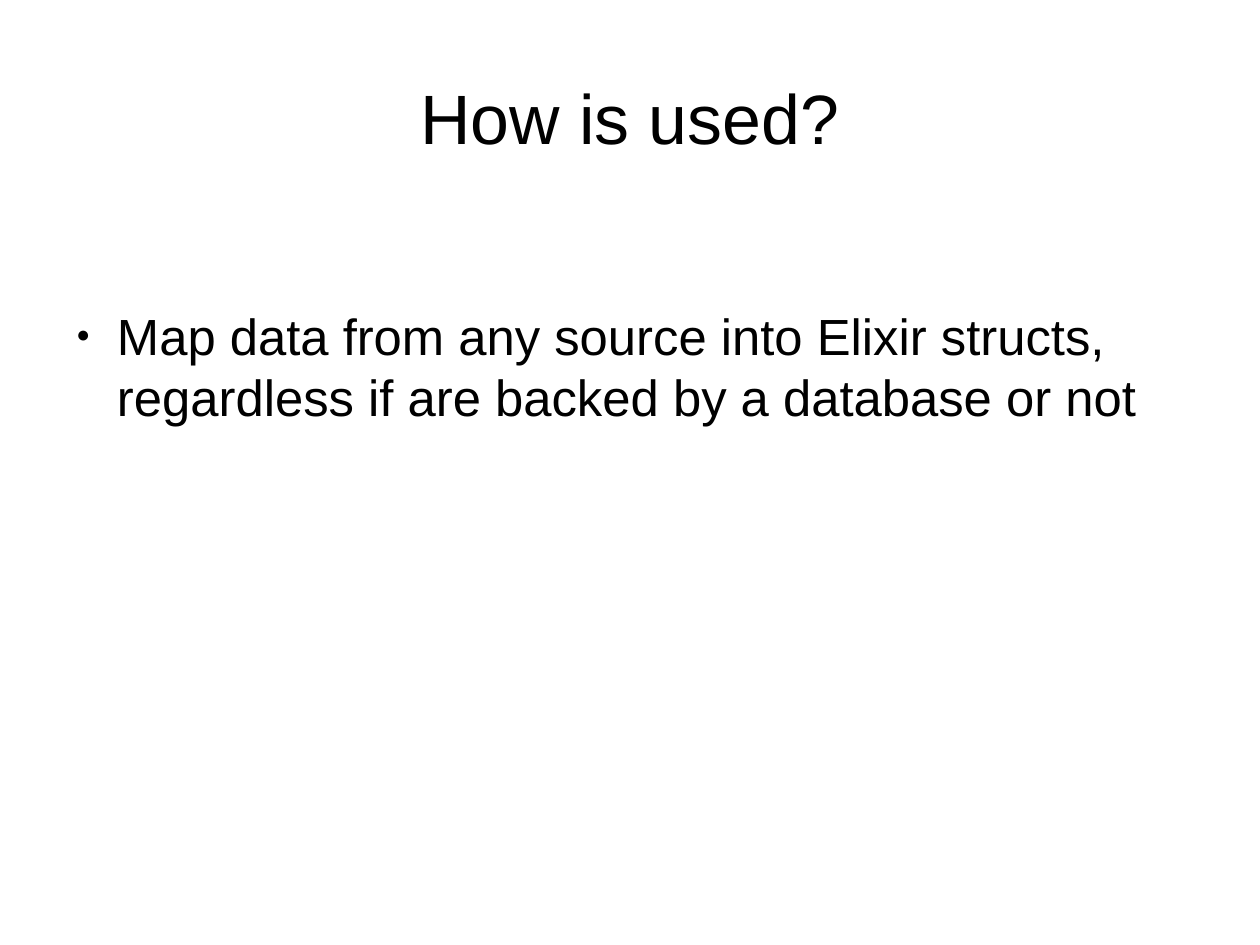
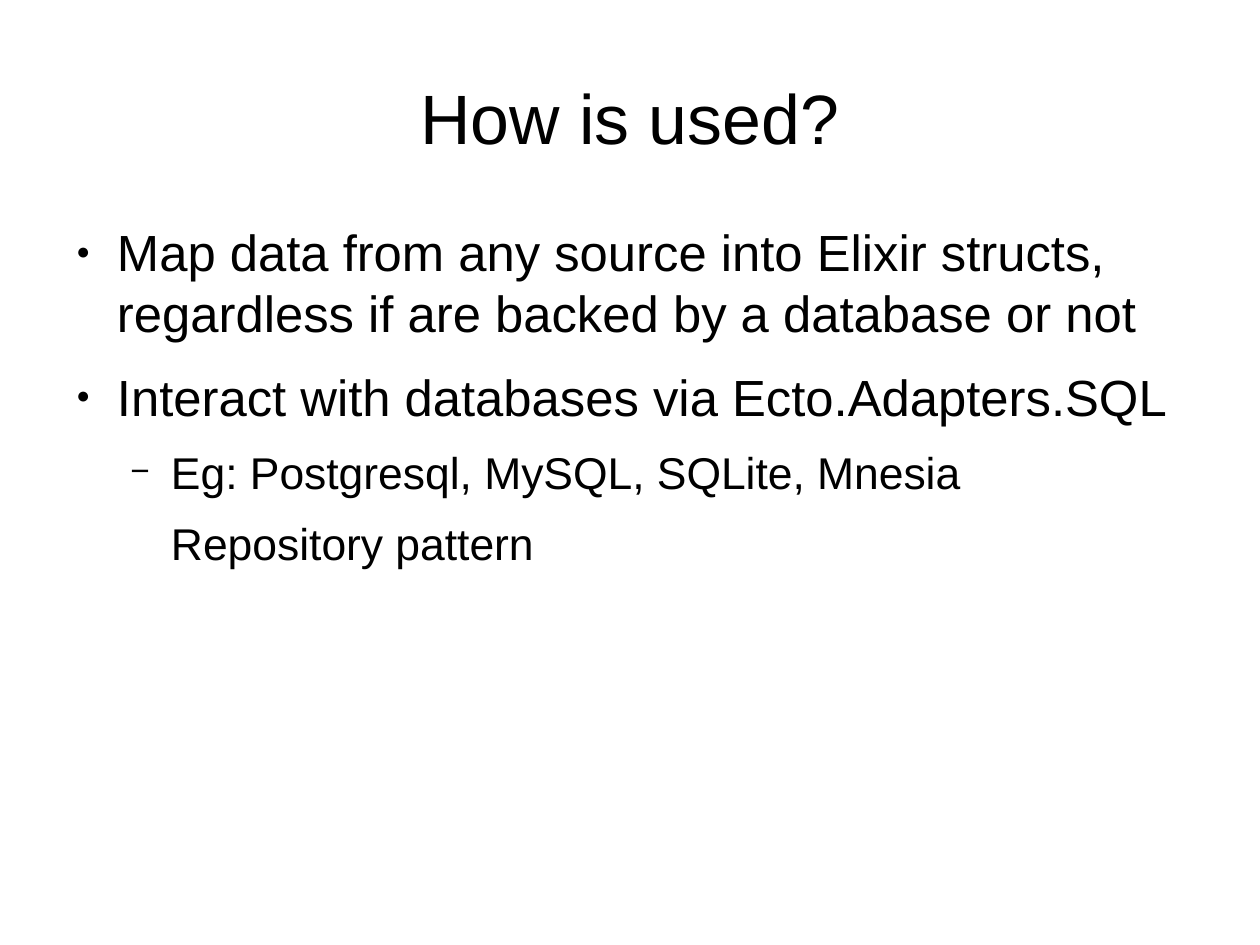
Before and after one commit to ramortegui/talks, a slide deck: slide 6 of odps/ecto.odp. Drawn at 1260x945 pixels with LibreOffice and Linux fonts; fonts in the diff are those of the drawing. Boxes give left, top, right and bottom in pixels: in the first picture for what was removed or moved away, otherwise in the second. Text is boxed around its words. In the diff, an @@ line names an element or a change of style, - is before the commit and + after.

```diff
--- a/odps/ecto.odp
+++ b/odps/ecto.odp
@@ text at (117,379,1167,569): paragraphs added @@
+● Interact with databases via Ecto.Adapters.SQL
+  − Eg: Postgresql, MySQL, SQLite, Mnesia
+  Repository pattern
```
Also in this commit, not shown: 2 other slides changed, 3 slides added, 2 slides removed.
